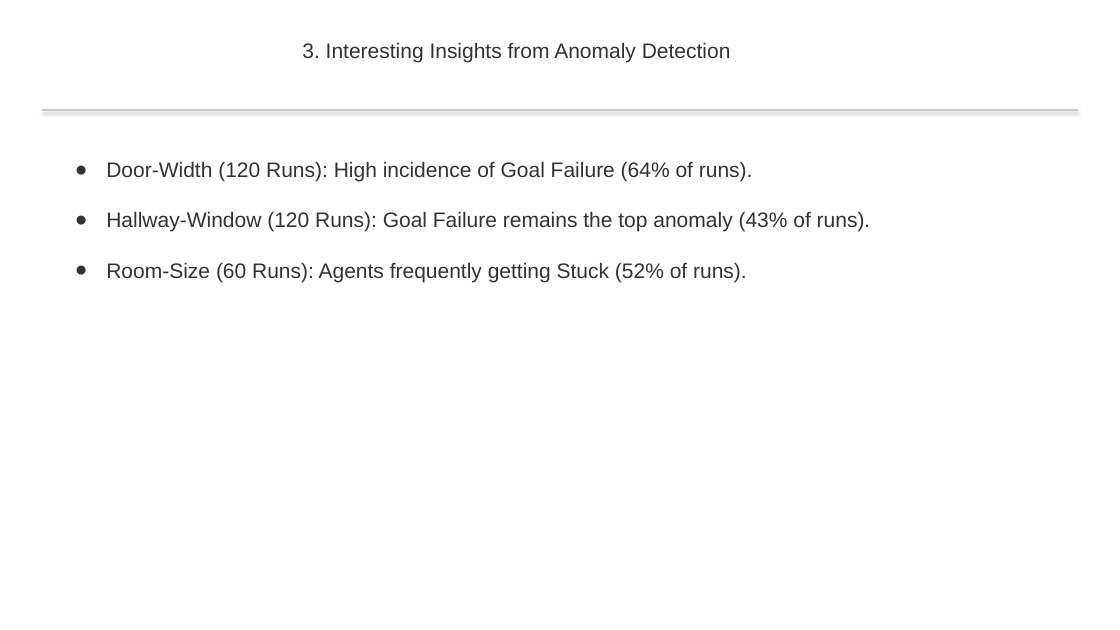
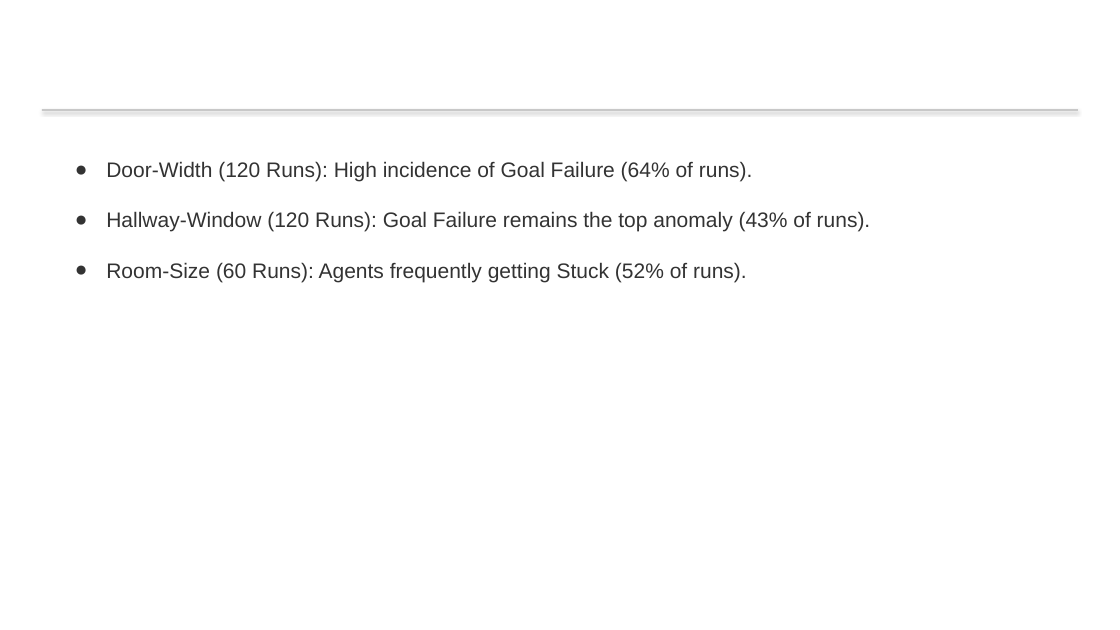
Before and after one commit to nasimpc/Robot-Navigation-Anomaly-Detection-and-Causal-Analysis, a slide deck: slide 8 of assignment3/Team2_Presentation.pptx (slide 7 before the commit). Drawn at 1120x630 pixels with LibreOffice and Linux fonts; fonts in the diff are those of the drawing. Boxes give left, top, right and bottom in pixels: in the first picture for what was removed or moved away, otherwise in the second. Text is boxed around its words. In the diff, an @@ line names an element or a change of style, - is before the commit and + after.

```diff
--- a/assignment3/Team2_Presentation.pptx
+++ b/assignment3/Team2_Presentation.pptx
@@ text removed at box(302, 42, 731, 63) @@
-3. Interesting Insights from Anomaly Detection
```
Also in this commit, not shown: 9 other slides changed, 2 slides added, 2 slides removed.
